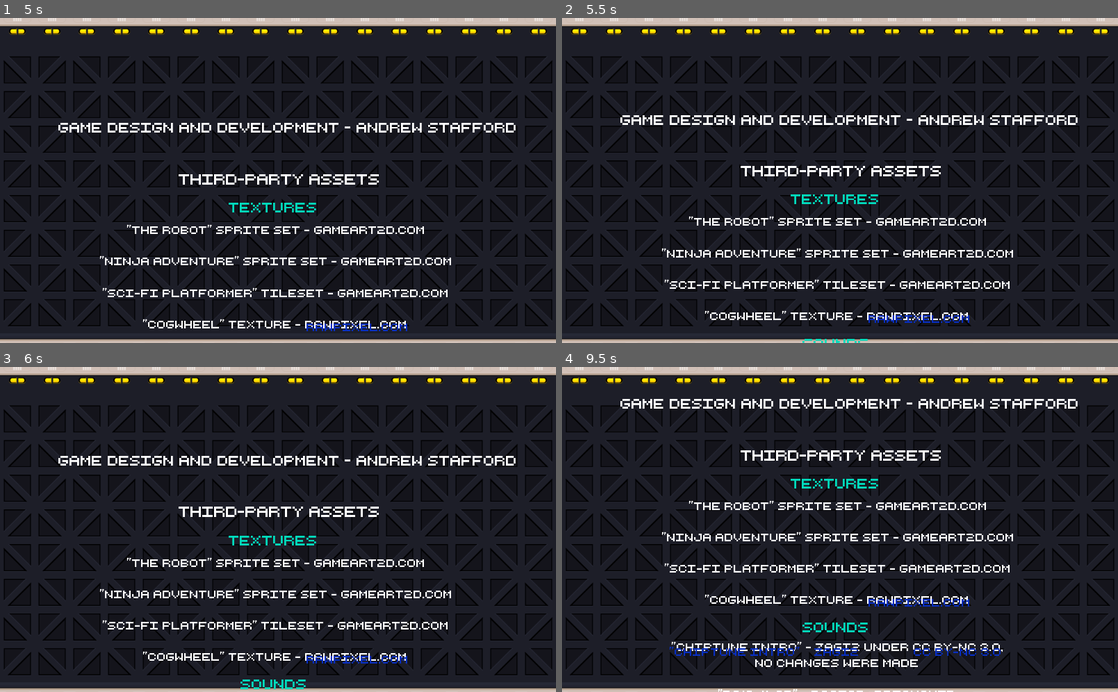
Above: before the commit, frames 1-4 (two rows, left to right).
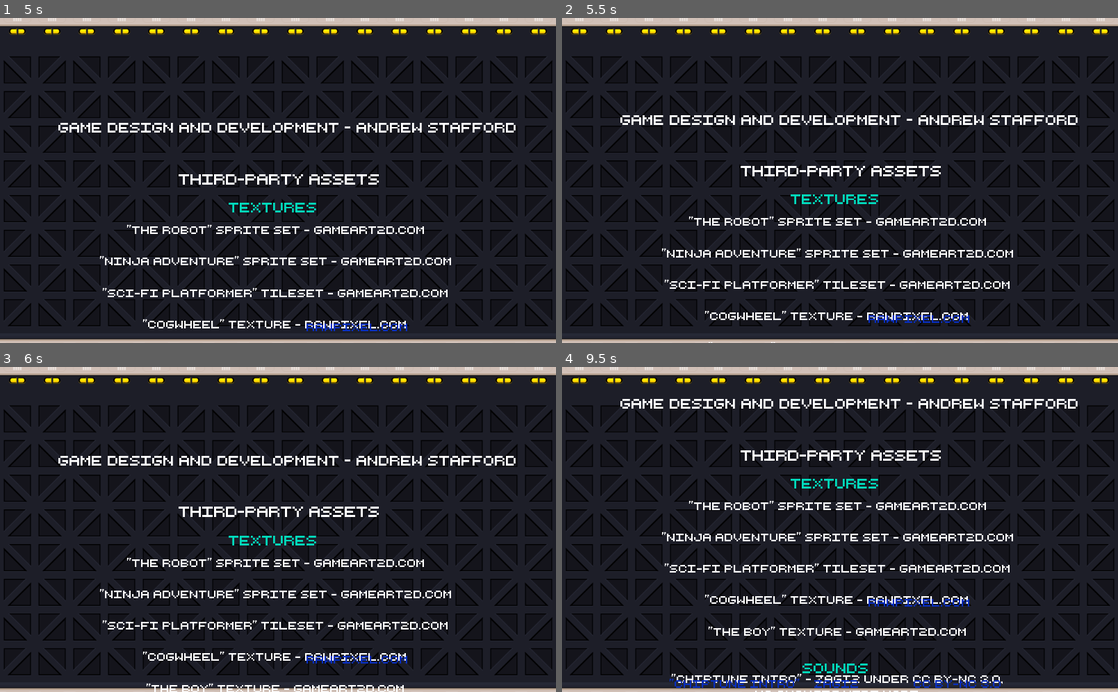
Above: after the commit, the same moments.

Repository: bsu-cs315/FP-LABS
Game: Godot game, scene res://src/CreditsScreen.tscn
Same seed, same stepped clock (60 frames per second), same inputs: the game is played once before the commit and once after it. This scene is started directly instead of the project's main scene.
Inputs:
- Up to frame 1 (5 s): hold Right (move_right) 0.53-2.03 s; tap Space (melee) every 0.75 s from 0.6 to 4.35 s; tap Up (jump) at 0.77, 1.52, 3.02, 3.77, 4.52 s; hold Left (move_left) 2.03-2.78 s; hold Right (move_right) 2.78-4.28 s; hold Left (move_left) from 4.28 s (still down)
- Up to frame 2 (5.5 s): release Left (move_left) at 5.03 s; hold Right (move_right) from 5.03 s (still down); tap Space (melee) at 5.1 s
- Up to frame 3 (6 s): release Right (move_right) at 5.78 s; hold Left (move_left) from 5.78 s (still down); tap Space (melee) at 5.85 s
- Up to frame 4 (9.5 s): tap Up (jump) at 6.02, 6.77, 7.52, 9.02 s; tap Space (melee) every 0.75 s from 6.6 to 8.85 s; release Left (move_left) at 7.28 s; hold Right (move_right) from 7.28 s (still down)

Frame 1 is identical in both runs. In frame 2, less than 0.1% of the frame differs, in the area x 26-55%, y 98-100%; in frame 3, 0.6%; in frame 4, 3.6%, in the area x 19-80%, y 78-100%.

Commit message:
Update credits scene

Diff:
--- a/project/src/CreditsScreen.tscn
+++ b/project/src/CreditsScreen.tscn
@@ -159,6 +159,8 @@
 
 
 
+
+
 Sounds
 
 
@@ -189,6 +191,8 @@
 
 \"Cogwheel\" texture - rawpixel.com
 
+\"The Boy\" texture - gameart2d.com
+
 
 \"Chiptune Intro\" - zagi2 under CC BY-NC 3.0,
 		no changes were made
@@ -209,7 +213,7 @@
 }
 
 [node name="CreditsVisibility" type="VisibilityNotifier2D" parent="ThirdPartyAssets"]
-position = Vector2( 515.421, 677.714 )
+position = Vector2( 515.421, 730.714 )
 scale = Vector2( 18.0089, 1 )
 
 [node name="RawpixelLink" type="LinkButton" parent="." groups=[
@@ -231,9 +235,9 @@
 "credits",
 ]]
 margin_left = 196.74
-margin_top = 796.291
+margin_top = 856.291
 margin_right = 438.74
-margin_bottom = 823.291
+margin_bottom = 883.291
 custom_fonts/font = SubResource( 7 )
 custom_colors/font_color = Color( 0.0392157, 0.188235, 0.756863, 1 )
 text = "\"Chiptune Intro\""
@@ -246,9 +250,9 @@
 "credits",
 ]]
 margin_left = 463.978
-margin_top = 796.231
+margin_top = 856.231
 margin_right = 705.978
-margin_bottom = 823.231
+margin_bottom = 883.231
 custom_fonts/font = SubResource( 7 )
 custom_colors/font_color = Color( 0.0392157, 0.188235, 0.756863, 1 )
 text = "zagi2"
@@ -261,9 +265,9 @@
 "credits",
 ]]
 margin_left = 645.507
-margin_top = 795.983
+margin_top = 855.983
 margin_right = 887.507
-margin_bottom = 822.983
+margin_bottom = 882.983
 custom_fonts/font = SubResource( 7 )
 custom_colors/font_color = Color( 0.0392157, 0.188235, 0.756863, 1 )
 text = "CC BY-NC 3.0"
